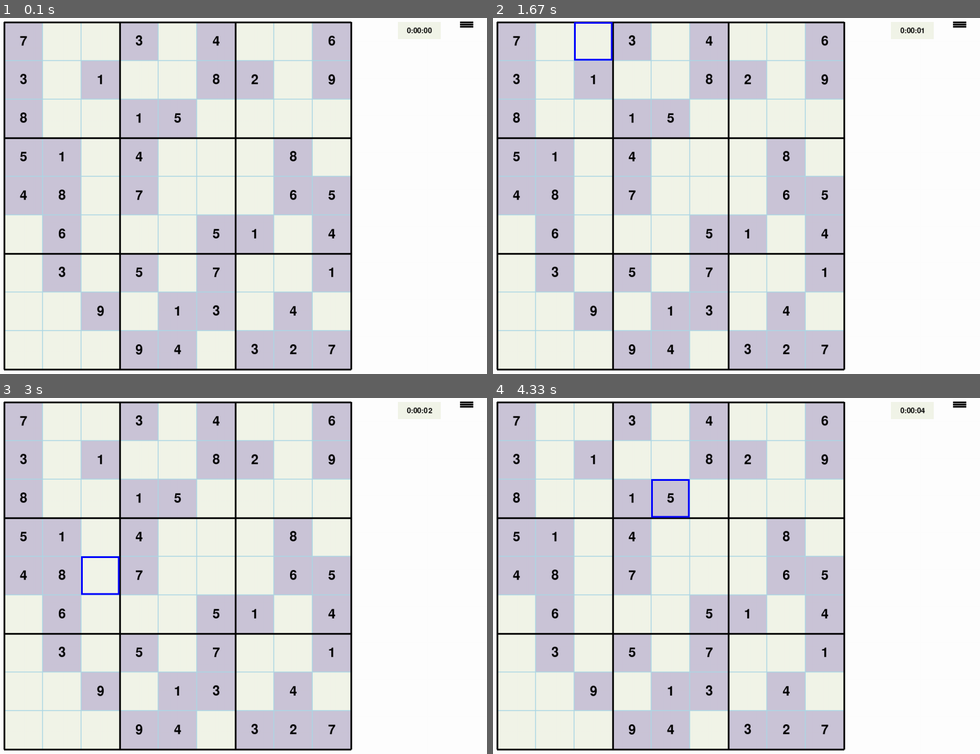
Above: before the commit, frames 1-4 (two rows, left to right).
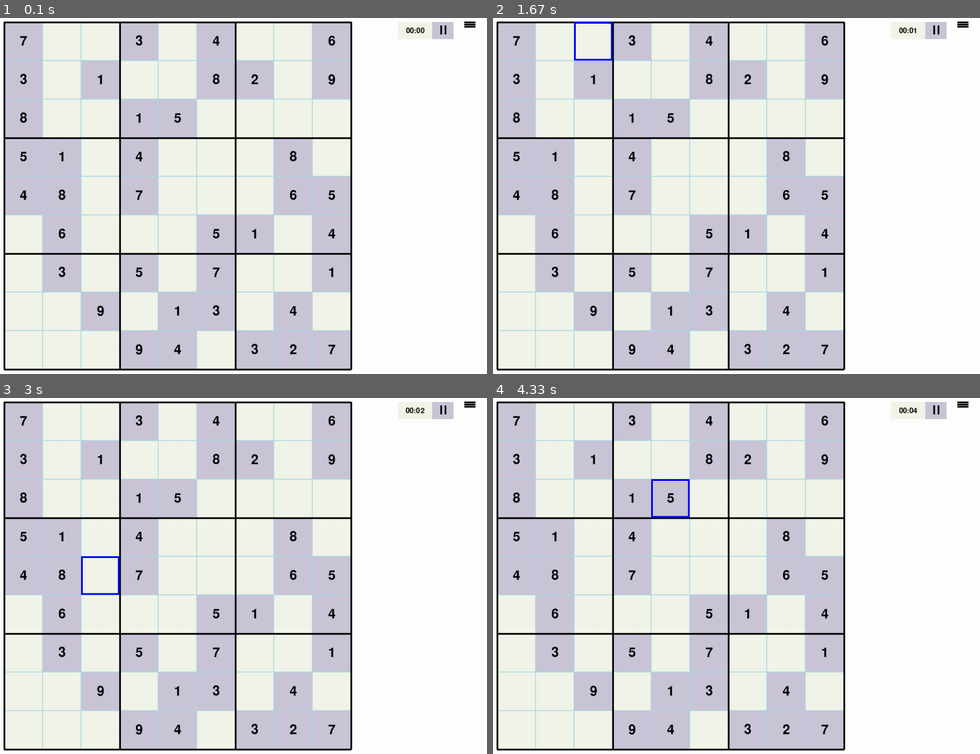
Above: after the commit, the same moments.

Repository: blues1961/sudoku
Game: pygame game, started from sudokupygame.py
The game is run twice, just before and just after one commit, with the same random seed, the same clock (stepped at 60 frames per second) and the same inputs.
Inputs (mouse positions are in pixels of both pictures, inside the frame that each line leads up to):
- Up to frame 1 (0.1 s): no input
- Up to frame 2 (1.67 s): press the mouse at (595, 196) at 0.37 s; move the mouse to (585, 167) at 0.47 s; release the mouse at (575, 139) at 0.6 s; press the mouse at (595, 78) at 0.7 s; move the mouse to (682, 178) at 0.8 s; release the mouse at (775, 277) at 0.93 s; press the mouse at (668, 39) at 1.03 s; move the mouse to (668, 78) at 1.13 s; release the mouse at (663, 117) at 1.27 s; press the mouse at (595, 39) at 1.37 s; move the mouse to (639, 149) at 1.47 s; release the mouse at (687, 260) at 1.6 s
- Up to frame 3 (3 s): press the mouse at (63, 536) at 1.7 s; move the mouse to (87, 565) at 1.8 s; release the mouse at (116, 593) at 1.93 s; press the mouse at (24, 576) at 2.03 s; move the mouse to (228, 504) at 2.13 s; release the mouse at (438, 437) at 2.27 s; press the mouse at (214, 497) at 2.37 s; move the mouse to (146, 494) at 2.47 s; release the mouse at (77, 490) at 2.6 s; press the mouse at (102, 576) at 2.7 s; move the mouse to (214, 526) at 2.8 s; release the mouse at (331, 476) at 2.93 s
- Up to frame 4 (4.33 s): press the mouse at (746, 497) at 3.03 s; move the mouse to (726, 597) at 3.13 s; release the mouse at (707, 697) at 3.27 s; press the mouse at (629, 458) at 3.37 s; move the mouse to (600, 504) at 3.47 s; release the mouse at (566, 551) at 3.6 s; press the mouse at (517, 576) at 3.7 s; move the mouse to (707, 572) at 3.8 s; release the mouse at (902, 568) at 3.93 s; press the mouse at (668, 497) at 4.03 s; move the mouse to (780, 572) at 4.13 s; release the mouse at (892, 647) at 4.27 s

The runs differ from the first frame. In frame 1, 0.3% of the frame differs, in the area x 83-98%, y 0-6%; in frame 2, 0.3%; in frame 3, 0.3%; in frame 4, 0.3%.

Commit message:
add dummy pause button

Diff:
--- a/sudokupygame.py
+++ b/sudokupygame.py
@@ -74,18 +74,28 @@
     def draw_timer(self):
         timer_top = self.grid_margin
         timer_left = self.screen.get_width() - self.grid_margin - 200
-        timer_rect = pygame.Rect(timer_left,timer_top,100,40)
+        timer_rect = pygame.Rect(timer_left,timer_top,80,40)
         pygame.draw.rect(self.screen,self.completed_color,timer_rect)
-        str_time= str(self.duration_heures)+":"+str(self.duration_minutes+100)[-2:]+":"+str(self.duration_secondes+100)[-2:]
+        str_time= str(self.duration_minutes+100)[-2:]+":"+str(self.duration_secondes+100)[-2:]
         text = self.font_menu.render(str_time,True,pygame.Color('black'))
         text_rect = text.get_rect(center=timer_rect.center)
         self.screen.blit(text, text_rect)
 
+
+    def draw_pause_button(self):
+        pause_top = self.grid_margin
+        pause_left = self.screen.get_width() - self.grid_margin - 120
+        pause_rect = pygame.Rect(pause_left,pause_top,50,40)
+        pygame.draw.rect(self.screen,self.initial_color,pause_rect)
+        pygame.draw.line(self.screen, pygame.Color('black'), (pause_left+20, pause_top+8), (pause_left+20, pause_top+28), 4)
+        pygame.draw.line(self.screen, pygame.Color('black'), (pause_left+30, pause_top+8), (pause_left+30, pause_top+28), 4)
+
+
     def draw_menu_button(self):
         pygame.draw.rect(self.screen, pygame.Color('white'), self.menu_button)
-        pygame.draw.line(self.screen, pygame.Color('black'), (1105, 40), (1135, 40), 4)
-        pygame.draw.line(self.screen, pygame.Color('black'), (1105, 45), (1135, 45), 4)
-        pygame.draw.line(self.screen, pygame.Color('black'), (1105, 50), (1135, 50), 4)
+        pygame.draw.line(self.screen, pygame.Color('black'), (1115, 40), (1140, 40), 4)
+        pygame.draw.line(self.screen, pygame.Color('black'), (1115, 45), (1140, 45), 4)
+        pygame.draw.line(self.screen, pygame.Color('black'), (1115, 50), (1140, 50), 4)
 
     def draw_menu_options(self):
         for index, option_rect in enumerate(self.menu_option_rects):
@@ -121,6 +131,7 @@
         self.draw_grid()  # Dessiner la grille
         self.draw_menu_button()  #dessiner bouton hamburger du menu
         self.draw_timer() #dessiner le timer
+        self.draw_pause_button()
         if self.menu_open:
             pos = pygame.mouse.get_pos()
             for index, option_rect in enumerate(self.menu_option_rects):
